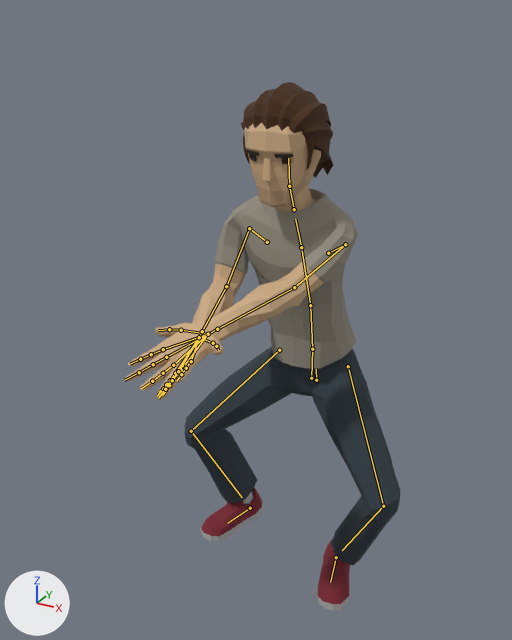
Two versions of the glTF model app/src/main/assets/characters/Casual2.gltf, one commit apart.
Camera for both pictures: a 50 mm camera at (0.852, -1.926, 1.808) aimed at (-0.045, -0.296, 0.992). Lighting does not change. The marker at lower left points along +X, +Y and +Z. The first picture is the older version. Both versions are drawn at frame 325 of the action 'Runup'; the numbers are the values there. The bones that change, and the others that lie on the model, are drawn over the model as lines.

In view in the first picture: 'Casual2_Body', 'Casual2_Feet', 'Casual2_Head', 'Casual2_Legs'.
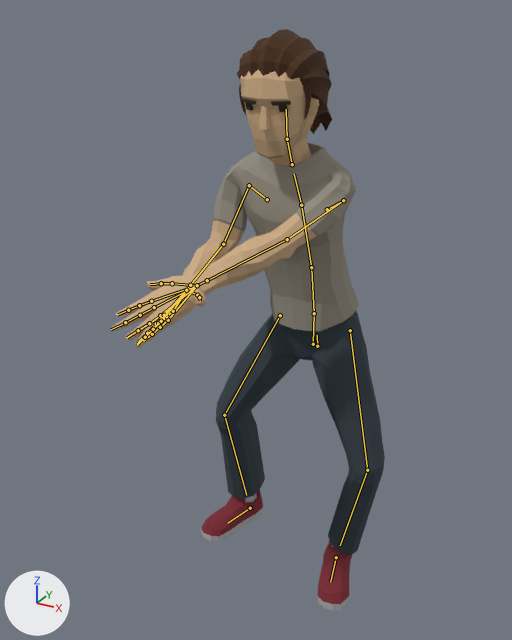
Changed parts and their boxes (x1, y1, x2, y2) in the pictures (512 x 640 px):
'Casual2_Body', posed (6% wider)
    before: (125, 188, 358, 400)
    after: (111, 143, 359, 347)
'Casual2_Legs', posed (21% narrower, 11% taller)
    before: (185, 346, 400, 565)
    after: (216, 311, 385, 555)
'Casual2_Head', posed
    before: (241, 82, 333, 213)
    after: (237, 29, 332, 167)
'Casual2_Feet', posed
    before: (201, 487, 351, 610)
    after: (201, 489, 352, 610)
bone 'Body', root to tip
    before: (316, 380) to (316, 369)
    after: (317, 346) to (317, 335)
bone 'Abdomen', root to tip
    before: (312, 349) to (310, 305)
    after: (314, 313) to (311, 267)
bone 'Torso', root to tip
    before: (310, 305) to (301, 247)
    after: (311, 267) to (301, 205)
bone 'Chest', root to tip
    before: (301, 247) to (295, 219)
    after: (301, 205) to (294, 174)
bone 'Head', root to tip
    before: (289, 186) to (288, 158)
    after: (287, 139) to (286, 109)
bone 'UpperArm.L', root to tip
    before: (345, 244) to (294, 287)
    after: (343, 200) to (287, 239)
bone 'LowerArm.L', root to tip
    before: (294, 287) to (217, 329)
    after: (287, 239) to (207, 280)
bone 'UpperArm.R', root to tip
    before: (249, 228) to (226, 286)
    after: (249, 185) to (223, 244)
bone 'LowerArm.R', root to tip
    before: (226, 286) to (202, 331)
    after: (223, 244) to (190, 285)
bone 'UpperLeg.L', root to tip
    before: (348, 366) to (383, 506)
    after: (350, 330) to (367, 470)
bone 'LowerLeg.L', root to tip
    before: (383, 506) to (342, 550)
    after: (367, 470) to (340, 545)
bone 'UpperLeg.R', root to tip
    before: (279, 350) to (191, 431)
    after: (280, 315) to (224, 415)
bone 'LowerLeg.R', root to tip
    before: (191, 431) to (242, 497)
    after: (224, 415) to (246, 495)

The edits, one by one:
Bone 'Body' (bone_body) moves from (0.029, -0.181, -0.01) to (0.029, -0.058, -0.01).
Bone 'Abdomen' (bone_abdomen) turns from (4, -1, 0) to (4, -2, 0) degrees about its own x, y and z.
Bone 'Torso' (bone_torso) turns from (5, -1, 0) to (6, -3, 1) degrees about its own x, y and z.
Bone 'Chest' (bone_chest) turns from (4, -1, 0) to (4, -2, 1) degrees about its own x, y and z.
Bone 'Head' (bone_head) turns from (-15, 1, 0) to (-16, 3, -1) degrees about its own x, y and z.
Bone 'UpperArm.L' (bone_upperarm_l) turns from (-15, -23, -114) to (-12, -20, -118) degrees about its own x, y and z.
Bone 'LowerArm.L' (bone_lowerarm_l) turns from (8, 0, -1) to (6, 0, 3) degrees about its own x, y and z.
Bone 'UpperArm.R' (bone_upperarm_r) turns from (-46, 25, 55) to (-45, 24, 55) degrees about its own x, y and z.
Bone 'LowerArm.R' (bone_lowerarm_r) turns from (18, -7, 45) to (19, -8, 45) degrees about its own x, y and z.
Bone 'UpperLeg.L' (bone_upperleg_l) turns from (-29, 8, 29) to (-17, 3, 19) degrees about its own x, y and z.
Bone 'LowerLeg.L' (bone_lowerleg_l) turns from (38, -18, 50) to (20, -5, 31) degrees about its own x, y and z.
Bone 'UpperLeg.R' (bone_upperleg_r) turns from (-38, -8, -22) to (-24, -2, -11) degrees about its own x, y and z.
Bone 'LowerLeg.R' (bone_lowerleg_r) turns from (40, 16, -43) to (17, 4, -25) degrees about its own x, y and z.
